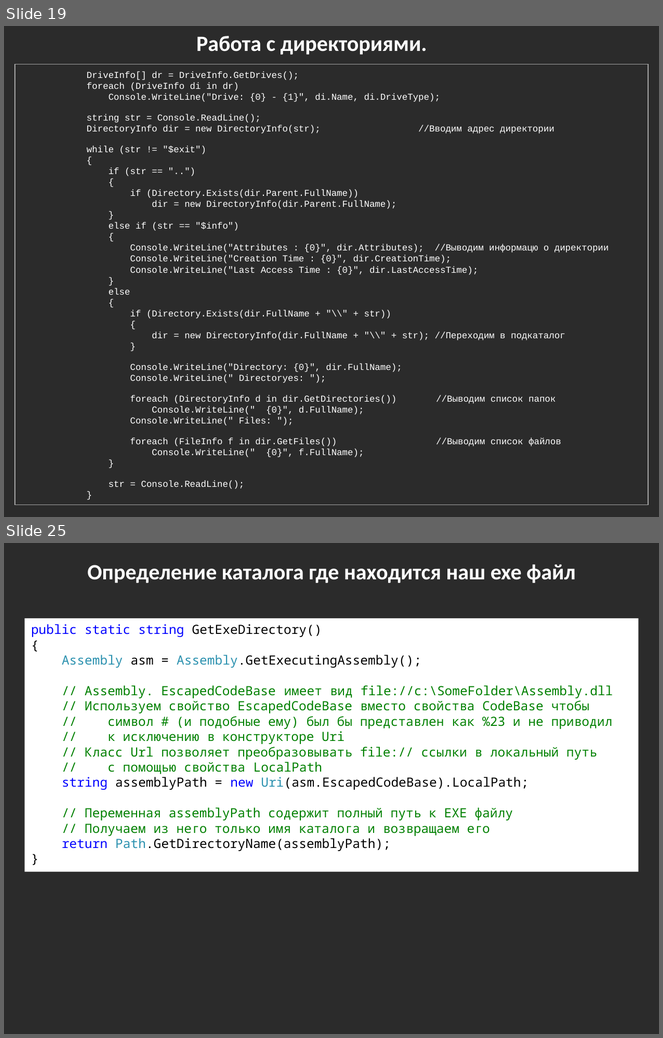
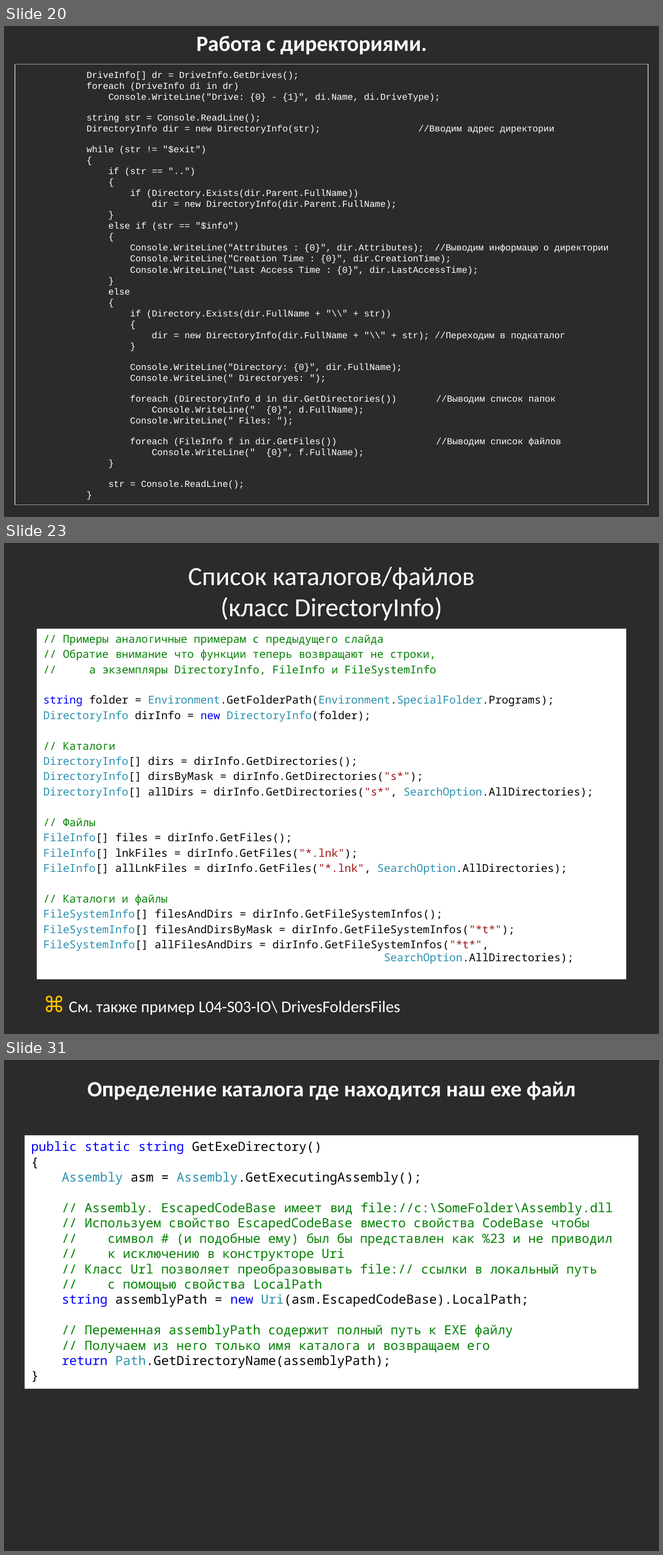
Before and after one commit to bazile/Training, a slide deck: Presentation/lesson-04-io.pptx. Shown one above the other, each under a label of ours: slides 19 and 25 before the commit, slides 20, 23 and 31 after it; the slides between them are not shown. The pictures are 663x1038 and 663x1555 pixels, drawn with LibreOffice and Linux fonts; fonts in the diff are those of the drawing; background and template pictures are left out; a plain dark background stands for a picture behind light text. Boxes give left, top, right and bottom in pixels: in the first picture for what was removed or moved away, otherwise in the second. Text is boxed around its words. In the diff, an @@ line names an element or a change of style, - is before the commit and + after.

Commit message:
Added folder/files search demos

```diff
--- a/Presentation/lesson-04-io.pptx
+++ b/Presentation/lesson-04-io.pptx
@@ slide 23 added at bbox=[4, 543, 659, 1034], background picture (left out) @@
@@ title added at bbox=[188, 567, 475, 620], 28.8 pt, text #FFFFFF @@
+Список каталогов/файлов
+(класс DirectoryInfo)
@@ text added at bbox=[37, 629, 626, 979], fill #FFFFFF, 12 pt, text #000000 @@
+// Примеры аналогичные примерам с предыдущего слайда
+// Обратие внимание что функции теперь возвращают не строки,
+// а экземпляры DirectoryInfo, FileInfo и FileSystemInfo
+string folder = Environment.GetFolderPath(Environment.SpecialFolder.Programs);
+DirectoryInfo dirInfo = new DirectoryInfo(folder);
+// Каталоги
+DirectoryInfo[] dirs = dirInfo.GetDirectories();
+DirectoryInfo[] dirsByMask = dirInfo.GetDirectories("s*");
+DirectoryInfo[] allDirs = dirInfo.GetDirectories("s*", SearchOption.AllDirectories);
+// Файлы
+FileInfo[] files = dirInfo.GetFiles();
+FileInfo[] lnkFiles = dirInfo.GetFiles("*.lnk");
+FileInfo[] allLnkFiles = dirInfo.GetFiles("*.lnk", SearchOption.AllDirectories);
+// Каталоги и файлы
+FileSystemInfo[] filesAndDirs = dirInfo.GetFileSystemInfos();
+FileSystemInfo[] filesAndDirsByMask = dirInfo.GetFileSystemInfos("*t*");
+FileSystemInfo[] allFilesAndDirs = dirInfo.GetFileSystemInfos("*t*",
+SearchOption.AllDirectories);
@@ text added at bbox=[69, 1001, 400, 1015], 18 pt, text #FFFFFF @@
+⌘ См. также пример L04-S03-IO\ DrivesFoldersFiles
@@ what was slide 19 is now slide 20 @@
@@ what was slide 25 is now slide 31 @@
```
Also in this commit, not shown: 7 slides changed, 5 other slides added, 2 other files.
